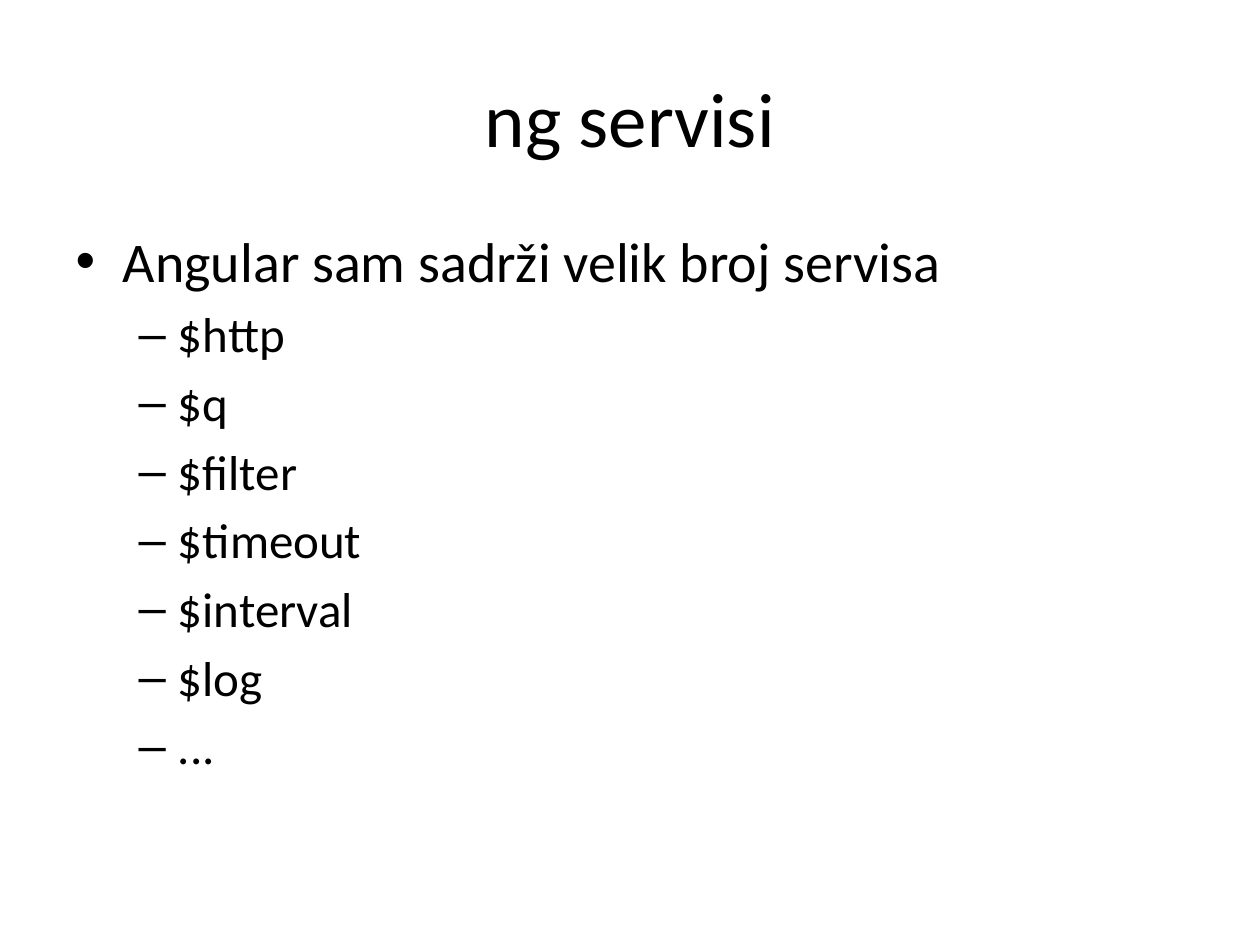
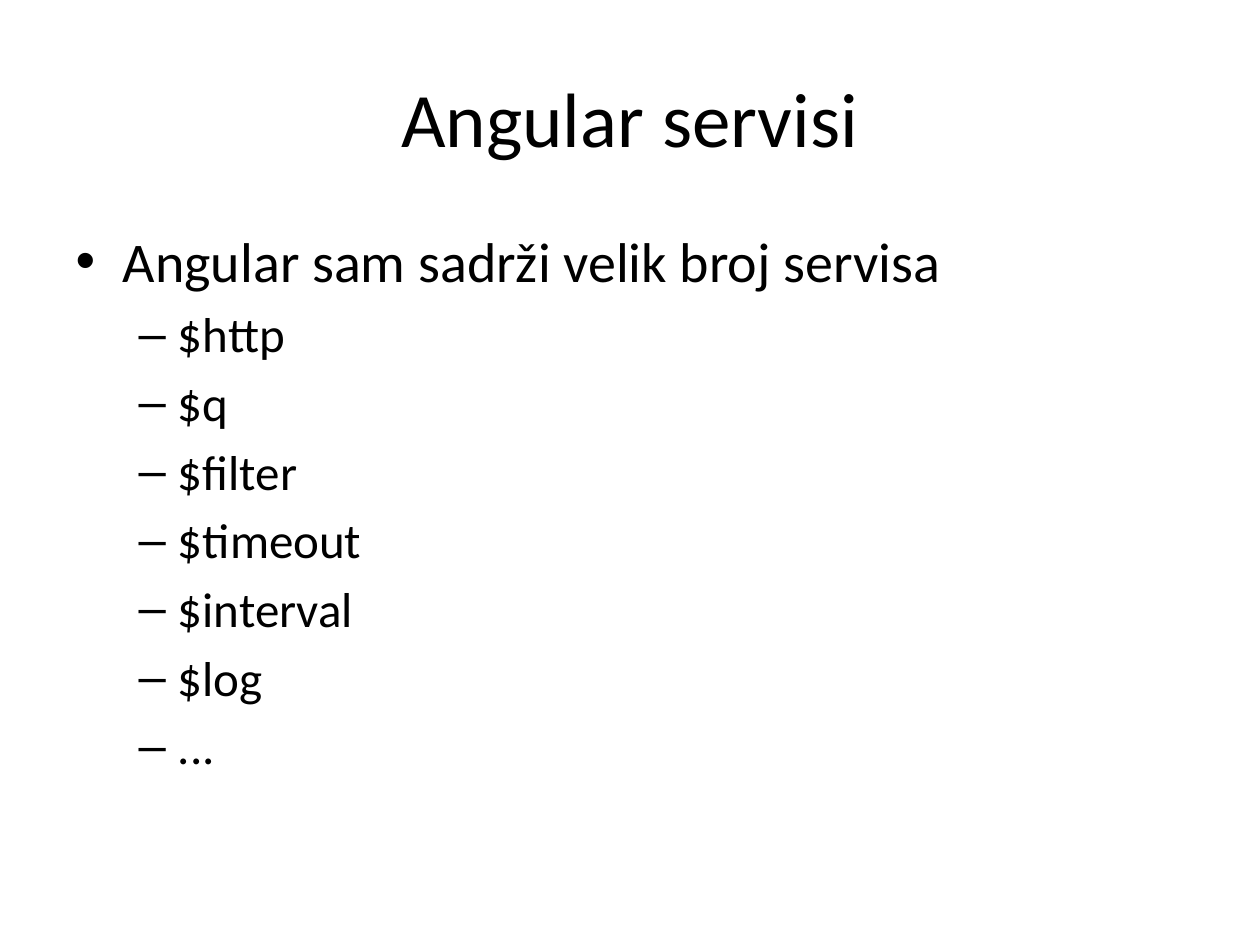
Before and after one commit to XWS2016/AngularJS, a slide deck: slide 6 of 05_Servisi/05 Servisi.pptx. Drawn at 1260x945 pixels with LibreOffice and Linux fonts; fonts in the diff are those of the drawing. Boxes give left, top, right and bottom in pixels: in the first picture for what was removed or moved away, otherwise in the second. Text is boxed around its words. In the diff, an @@ line names an element or a change of style, - is before the commit and + after.

```diff
--- a/05_Servisi/05 Servisi.pptx
+++ b/05_Servisi/05 Servisi.pptx
@@ title at bbox=[401, 93, 858, 161]: text changed @@
-ng servisi
+Angular servisi
```
Also in this commit, not shown: 8 other slides changed, 25 other files.
